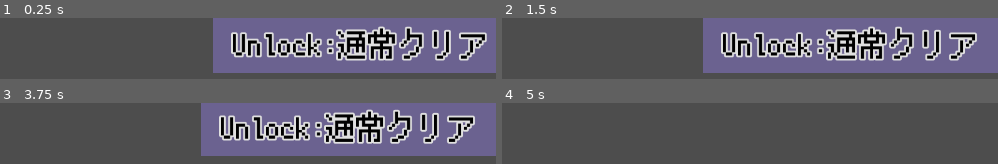
Above: before the commit, frames 1-4 (two rows, left to right).
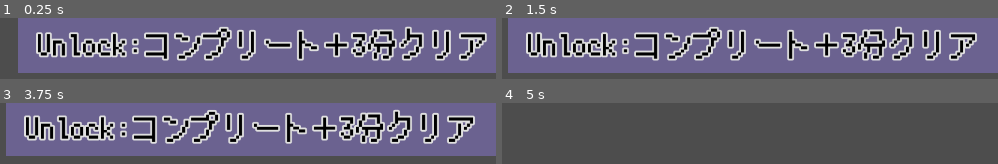
Above: after the commit, the same moments.

Repository: syun77/gd_ino
Game: Godot game, scene res://src/ui/UIAchievement.tscn
The game is run twice, just before and just after one commit, with the same random seed, the same clock (stepped at 60 frames per second) and the same inputs. This scene is started directly instead of the project's main scene.
Inputs (mouse positions are in pixels of both pictures, inside the frame that each line leads up to):
- Up to frame 1 (0.25 s): no input
- Up to frame 2 (1.5 s): move the mouse to (outside the picture) at 0.52 s; hold Space (action) 0.53-1.28 s; hold Right (ui_right) from 0.53 s (still down); tap Enter at 1.25 s; move the mouse to (outside the picture) at 1.27 s; tap Space (action) at 1.35 s
- Up to frame 3 (3.75 s): tap R (reset) at 2, 2.75, 3.5 s; move the mouse to (outside the picture) at 2.02 s; release Right (ui_right) at 2.03 s; hold Left (ui_left) 2.03-2.78 s; hold Space (action) 2.03-2.78 s; move the mouse to (outside the picture) at 2.77 s; hold Right (ui_right) from 2.78 s (still down); tap Space (action) at 2.85 s; move the mouse to (outside the picture) at 3.52 s; hold Space (action) from 3.53 s (still down)
- Up to frame 4 (5 s): tap R (reset) at 4.25 s; move the mouse to (outside the picture) at 4.27 s; release Right (ui_right) at 4.28 s; release Space (action) at 4.28 s; hold Left (ui_left) from 4.28 s (still down); tap Space (action) at 4.35 s

The runs differ from the first frame. In frame 1, 48% of the frame differs, in the area x 3-81%, y 0-91%; in frame 2, 47%; in frame 3, 46%; in frame 4, nothing differs.

Commit message:
トータル秒数の計算が間違っていたのを修正

Diff:
--- a/gd_ino/src/common/Common.gd
+++ b/gd_ino/src/common/Common.gd
@@ -166,7 +166,7 @@
 ## 経過時間を秒で取得する.
 func get_past_time_sec() -> int:
 	var t = _past_time
-	var sec = int(t) % 60
+	var sec = int(t)
 	return sec
 
 ## 経過時間を文字列として取得する.
--- a/gd_ino/src/ui/UIAchievement.gd
+++ b/gd_ino/src/ui/UIAchievement.gd
@@ -28,7 +28,7 @@
 # -----------------------------------
 var _timer = 0.0
 var _state = eState.APPEAR
-var _type:Achievement.eType
+var _type = Achievement.eType.ALL_COMPLETED_3MIN
 
 # -----------------------------------
 # public functions.
--- a/gd_ino/src/ui/UIAchievement.tscn
+++ b/gd_ino/src/ui/UIAchievement.tscn
@@ -18,11 +18,10 @@
 metadata/_edit_lock_ = true
 
 [node name="Label" type="Label" parent="."]
-offset_left = 648.0
+offset_left = 32.0
 offset_top = 16.0
 offset_right = 1248.0
 offset_bottom = 73.0
 text = "Unlock: 3種の神器を集めた"
 label_settings = ExtResource("2_f3m8w")
 horizontal_alignment = 2
-metadata/_edit_lock_ = true
